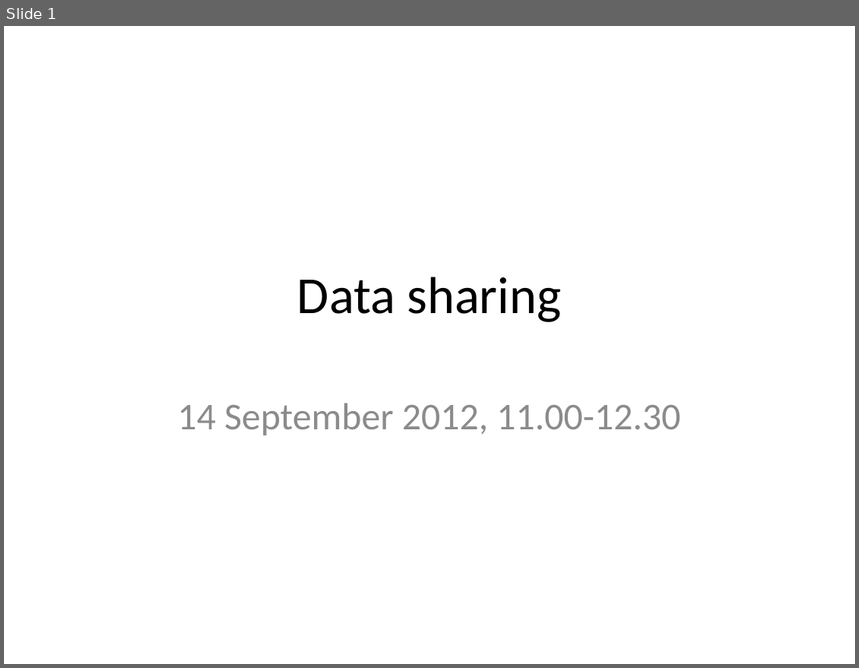
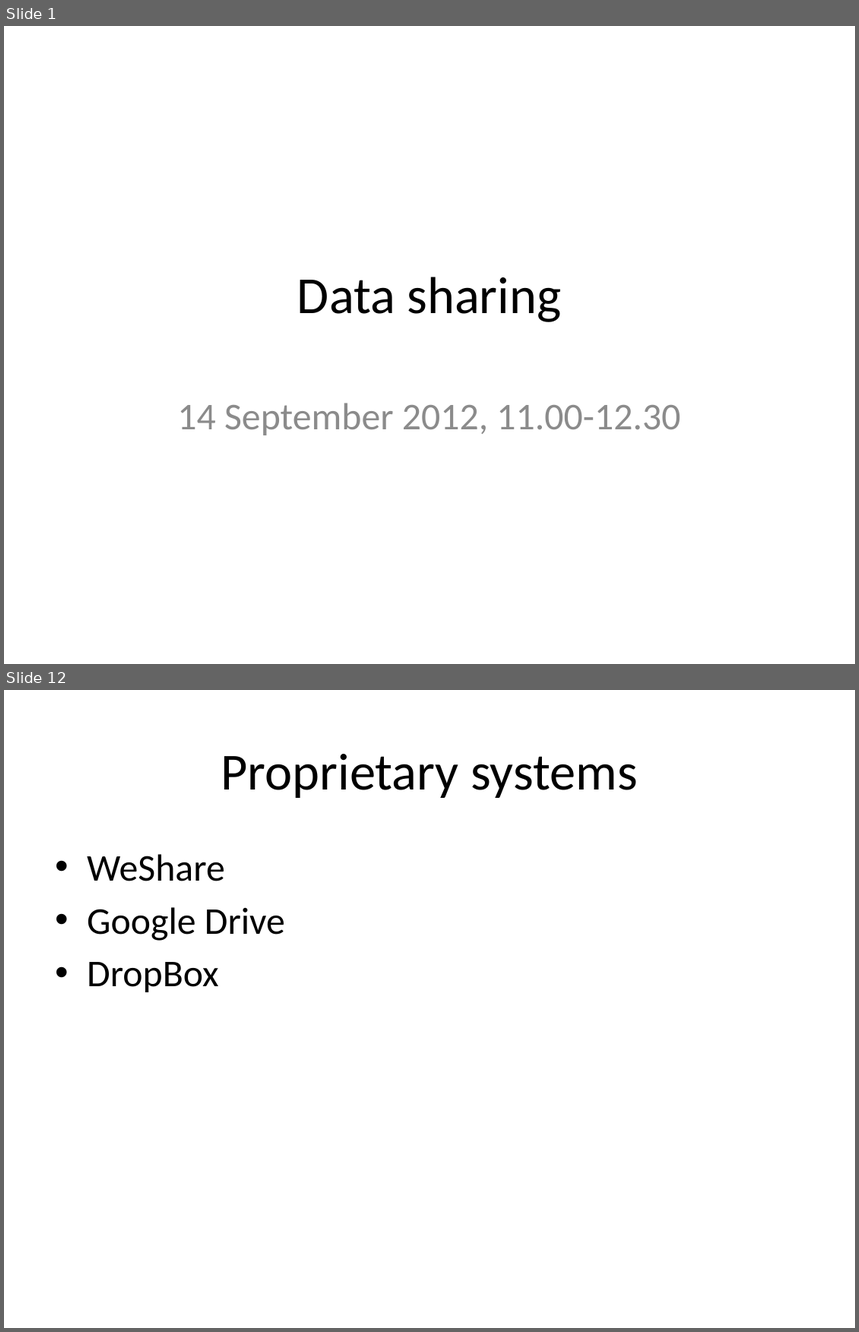
Before and after one commit to rvosa/ngs-workflows, a slide deck: doc/slides/day4/session2/DataSharing.pptx. Shown one above the other, each under a label of ours: slide 1 before the commit, slides 1 and 12 after it; the slides between them are not shown. The pictures are 859x668 and 859x1332 pixels, drawn with LibreOffice and Linux fonts; fonts in the diff are those of the drawing. Boxes give left, top, right and bottom in pixels: in the first picture for what was removed or moved away, otherwise in the second. Text is boxed around its words. In the diff, an @@ line names an element or a change of style, - is before the commit and + after.

Commit message:
added slide titles for all slides

```diff
--- a/doc/slides/day4/session2/DataSharing.pptx
+++ b/doc/slides/day4/session2/DataSharing.pptx
@@ slide 12 added at bbox=[4, 690, 855, 1328], background #FFFFFF @@
@@ title added at bbox=[221, 754, 638, 798], 44 pt, text #000000 @@
+Proprietary systems
@@ text added at bbox=[87, 854, 285, 992], 32 pt, text #000000 @@
+• WeShare
+• Google Drive
+• DropBox
```
Also in this commit, not shown: 12 other slides added, 15 other files.
